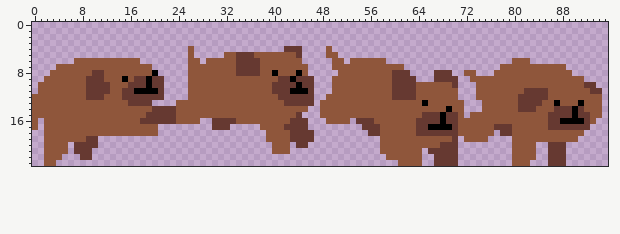
Sprite sheet, stored at assets/dog-run.png. The picture above was drawn from the file before the commit.
The file is 96x24 pixels.
After:
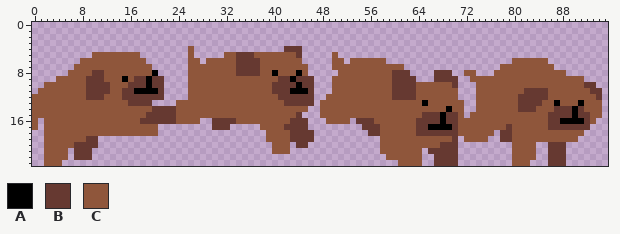
Palette (. is transparent): A #000000  B #663931  C #8f563b
Change:
{"y":4,"x":49,"old":"C","new":"."}
{"y":5,"x":10,"old":"........","new":"CCCCCCCC"}
{"y":5,"x":49,"old":"C","new":"."}
{"y":6,"x":7,"old":"C","new":"."}
{"y":6,"x":18,"old":".","new":"C"}
{"y":6,"x":83,"old":"...","new":"CCC"}
{"y":7,"x":4,"old":"CCC","new":"..."}
{"y":7,"x":87,"old":"CC","new":".."}
{"y":8,"x":3,"old":"CCC","new":"..."}
{"y":8,"x":89,"old":"C","new":"."}
{"y":9,"x":2,"old":"CC","new":".."}
{"y":10,"x":1,"old":"C","new":"."}
{"y":12,"x":94,"old":"C","new":"B"}
{"y":13,"x":74,"old":".","new":"C"}
{"y":14,"x":74,"old":".","new":"C"}
{"y":17,"x":77,"old":"BB","new":"CC"}
{"y":19,"x":78,"old":"..","new":"BB"}
{"y":20,"x":6,"old":".","new":"C"}
{"y":22,"x":5,"old":".","new":"C"}
{"y":22,"x":7,"old":".","new":"B"}
{"y":23,"x":4,"old":".","new":"C"}
{"label":"erased","picture_box":[326,46,332,58]}
{"label":"changed","picture_box":[38,52,146,88]}
{"label":"changed","picture_box":[530,58,572,76]}
{"label":"changed","picture_box":[596,94,602,100]}
{"label":"changed","picture_box":[476,100,512,142]}
{"label":"added","picture_box":[56,142,80,166]}
